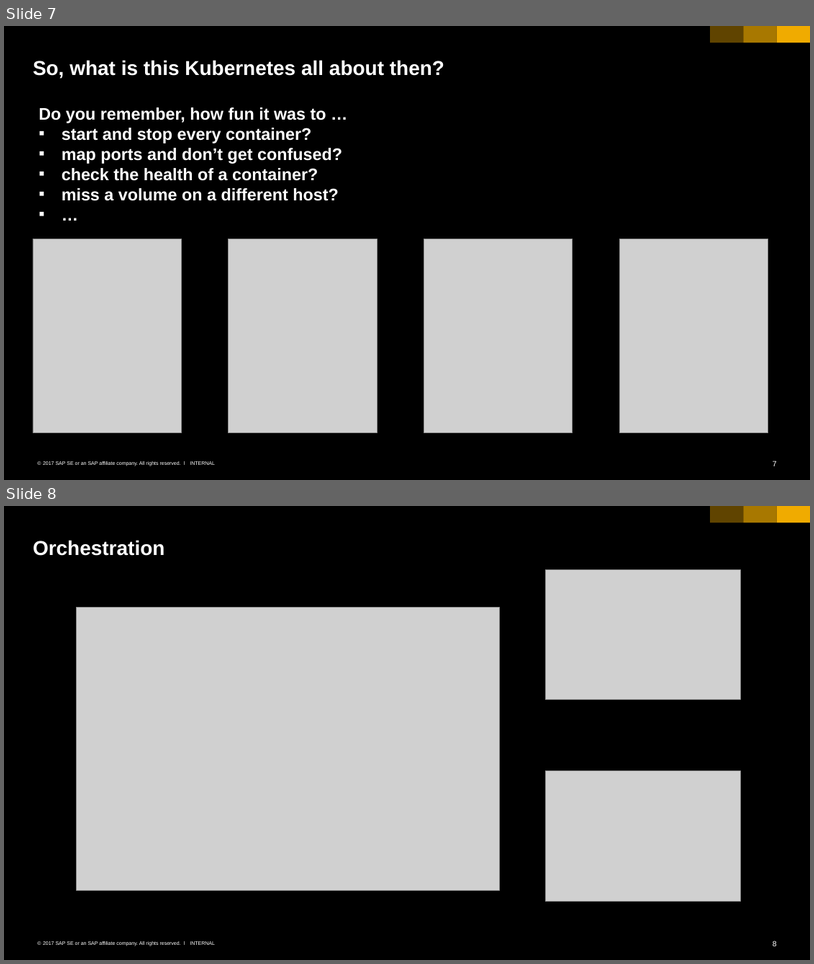
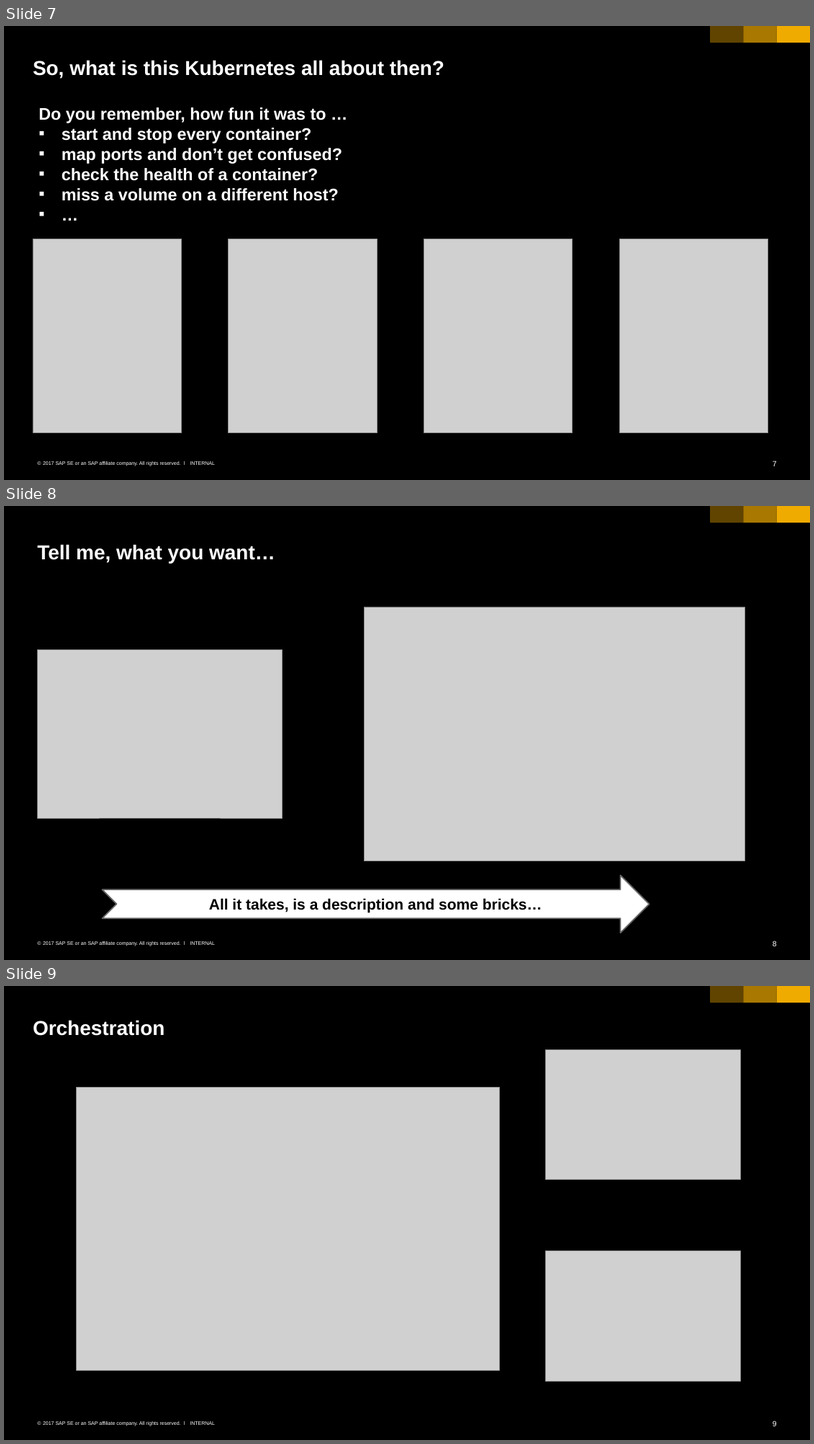
Before and after one commit to cuijiyao01/docker-k8s-training, a slide deck: kubernetes/00_intro.pptx. Shown one above the other, each under a label of ours: slides 7 and 8 before the commit, slides 7, 8 and 9 after it. The pictures are 814x964 and 814x1444 pixels, drawn with LibreOffice and Linux fonts; fonts in the diff are those of the drawing; grey boxes stand for pictures. Boxes give left, top, right and bottom in pixels: in the first picture for what was removed or moved away, otherwise in the second. Text is boxed around its words. In the diff, an @@ line names an element or a change of style, - is before the commit and + after.

```diff
--- a/kubernetes/00_intro.pptx
+++ b/kubernetes/00_intro.pptx
@@ slide 8 added at (4, 506, 810, 960), background #000000; not listed: 6 template elements that a slide beside it also shows @@
@@ title added at (37, 544, 275, 563), 24 pt, text #FFFFFF, bold @@
+Tell me, what you want…
@@ picture added at (364, 607, 745, 861) @@
@@ picture added at (37, 650, 282, 818) @@
@@ notched right arrow added at (102, 875, 649, 932), fill #FFFFFF, outline #666666 1.5 pt, 18 pt, text #000000, bold @@
+All it takes, is a description and some bricks…
@@ what was slide 8 is now slide 9 @@
```
Also in this commit, not shown: 6 other files.
